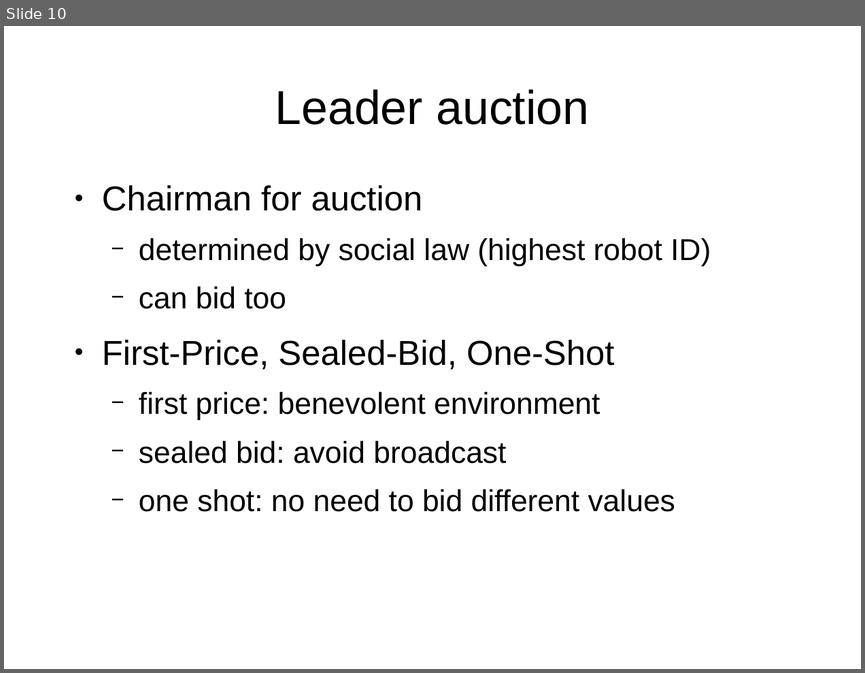
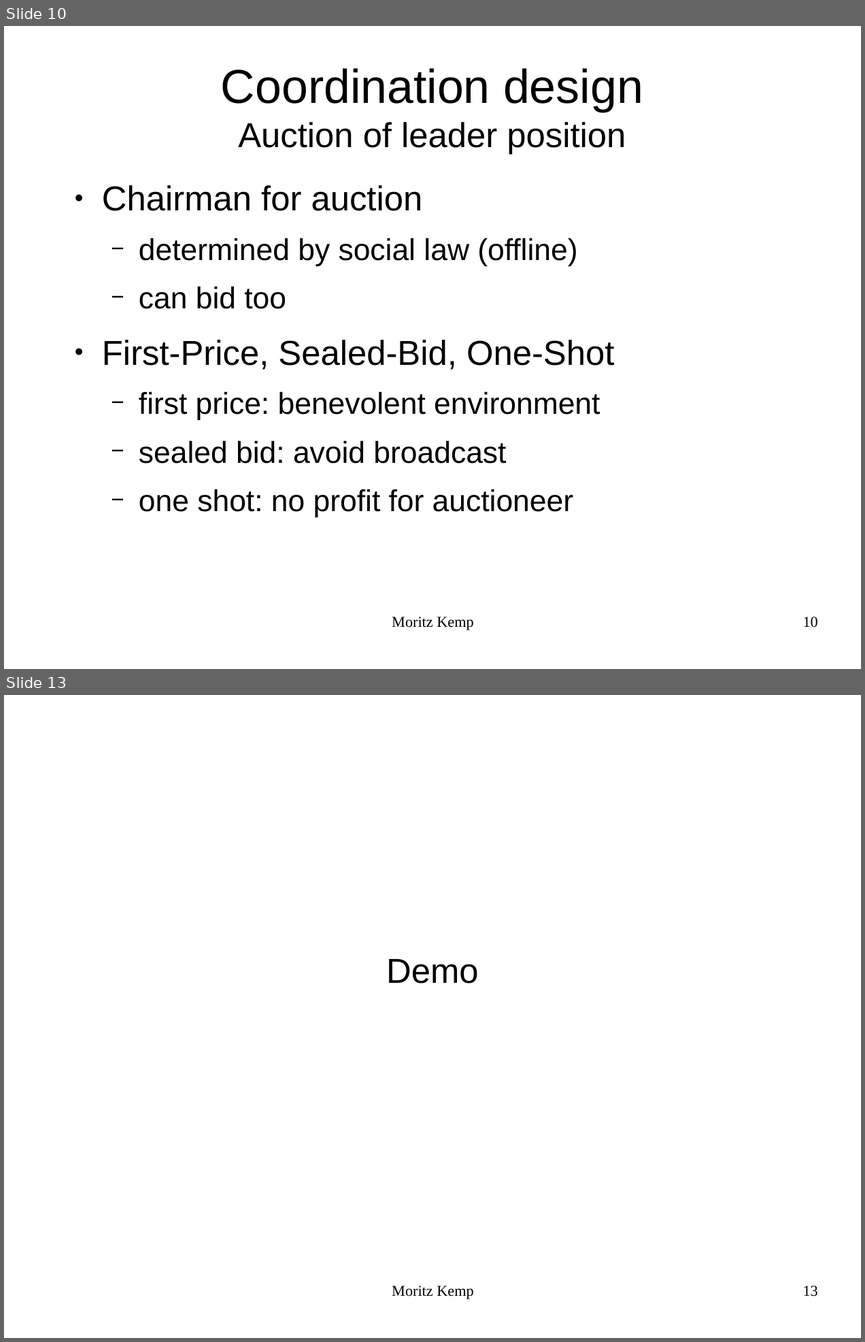
Before and after one commit to MoritzKemp/smartFactory, a slide deck: documentation/presentation_2.odp. Shown one above the other, each under a label of ours: slide 10 before the commit, slides 10 and 13 after it; the slides between them are not shown. The pictures are 865x673 and 865x1342 pixels, drawn with LibreOffice and Linux fonts; fonts in the diff are those of the drawing. Boxes give left, top, right and bottom in pixels: in the first picture for what was removed or moved away, otherwise in the second. Text is boxed around its words. In the diff, an @@ line names an element or a change of style, - is before the commit and + after.

```diff
--- a/documentation/presentation_2.odp
+++ b/documentation/presentation_2.odp
@@ slide 13 added at bbox=[4, 695, 861, 1338], background #FFFFFF @@
@@ subtitle added at bbox=[386, 959, 478, 983], 32 pt, text #000000 @@
+Demo
@@ text added at bbox=[392, 1285, 473, 1299], 14 pt, text #000000 @@
+Moritz Kemp
@@ page number added at bbox=[803, 1285, 818, 1296], 14 pt, text #000000 @@
+13
@@ slide 10 changed as well @@
@@ title at bbox=[221, 68, 643, 155]: text changed; size 44 to 32 pt @@
-Leader auction
+Coordination design
+Auction of leader position
@@ text at bbox=[139, 237, 577, 266]: text changed @@
-  − determined by social law (highest robot ID)
+  − determined by social law (offline)
@@ text at bbox=[139, 488, 573, 517]: text changed @@
-  − one shot: no need to bid different values
+  − one shot: no profit for auctioneer
@@ text added at bbox=[392, 616, 473, 630], 14 pt, text #000000 @@
+Moritz Kemp
@@ page number added at bbox=[803, 616, 818, 627], 14 pt, text #000000 @@
+10
```
Also in this commit, not shown: 2 other slides changed, 9 other slides added, 9 slides removed, 14 other files.
